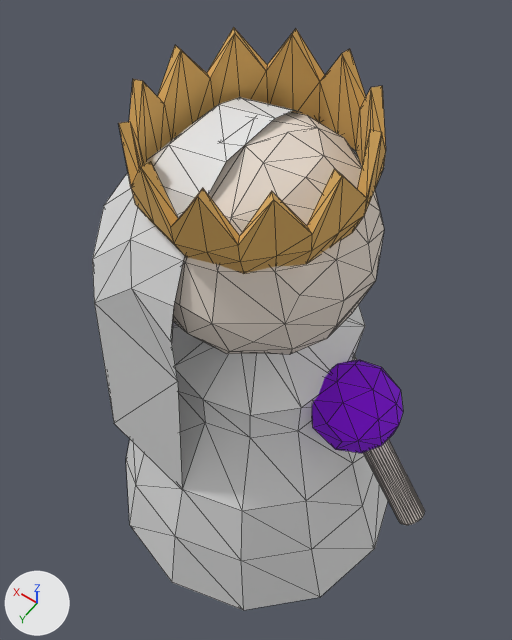
Two versions of the glTF model Models/QueenDongledorf.gltf, one commit apart.
Rendered twice from a 50 mm camera at (-1.18, 3.26, 3.2) aimed at (0.06, 1.53, 0.48). Every picture has the same lights, and +X, +Y and +Z are marked at lower left. Mesh edges are drawn as thin lines. Where no turn or scale is listed for an object, it has been applied to the vertices. Vertices at the same position are counted once.

Names of what the first picture shows: 'Crown', 'Head', 'Plane', 'Right Arm', 'Right shoulder', 'Torso'.
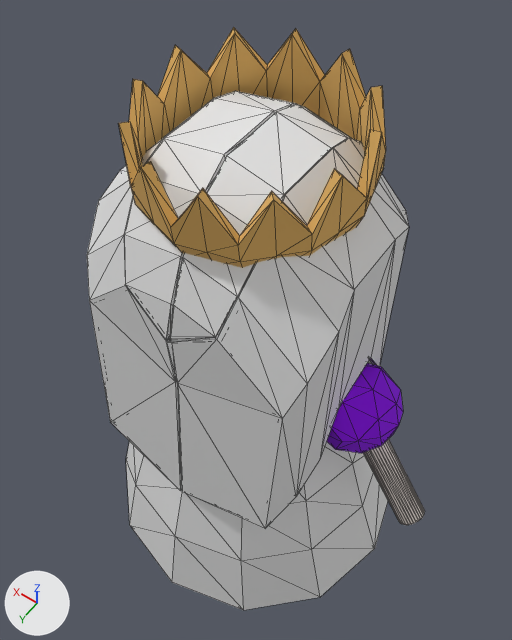
The change, as a diff of the scene's bpy script:
```diff
--- a/Models/QueenDongledorf.gltf.py
+++ b/Models/QueenDongledorf.gltf.py
@@ me_plane_001 @@
 # used by ob_plane; location = (0.509, 1.584, 0.565)
-me_plane_001.from_pydata(...)  # 32 vertices, 42 faces; spans x -0.51..0.02, y -0.34..0.66, z -0.68..1.08
+me_plane_001.from_pydata(...)  # 160 vertices, 312 faces; spans x -1.07..0.05, y -0.34..0.67, z -0.68..1.11
+# me_plane_001 part 1: a new loose piece of 80 vertices spanning x -1.07..-0.48, y -0.34..0.67, z -0.68..1.11
+# me_plane_001 part 2
+# 48 vertices are added at x -0.5..0.05, y -0.34..0.67, z -0.68..1.11
+# 114 new faces join them
```

Location of each change, (x1, y1, x2, y2) in pixels of the pictures (512 x 640 px):
'Plane', reshaped (55% wider, 12% taller)
    before: (92, 97, 299, 489)
    after: (87, 91, 409, 529)
part 1 of me_plane_001, added
    after: (166, 104, 409, 529)
part 2 of me_plane_001, added
    after: (87, 91, 299, 491)
'Head', unchanged, covered by the edit
    before: (173, 112, 384, 354)
